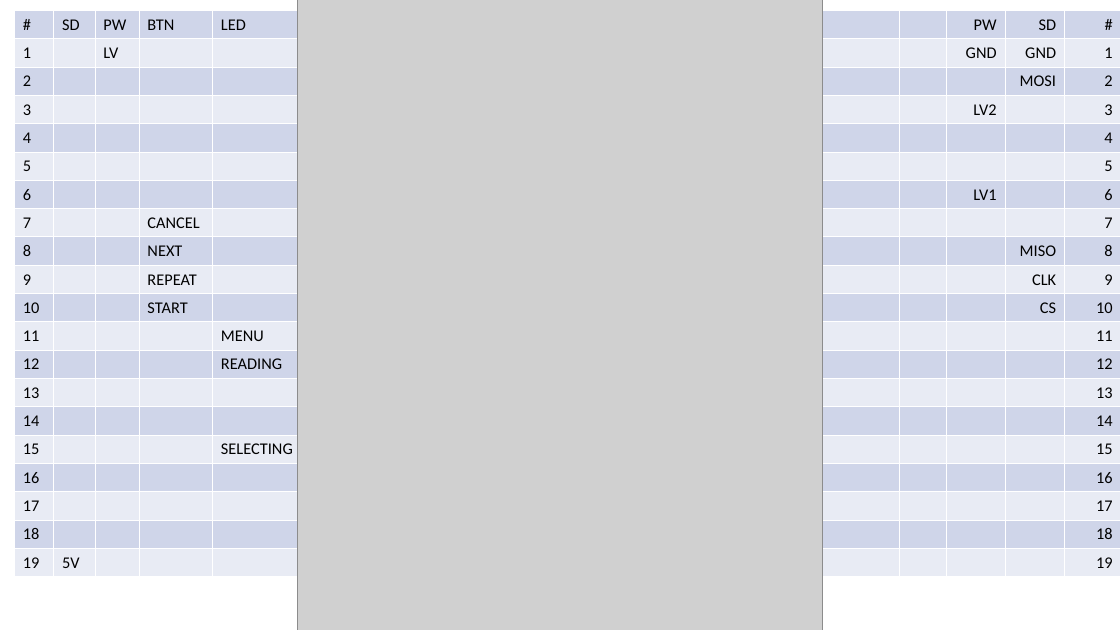
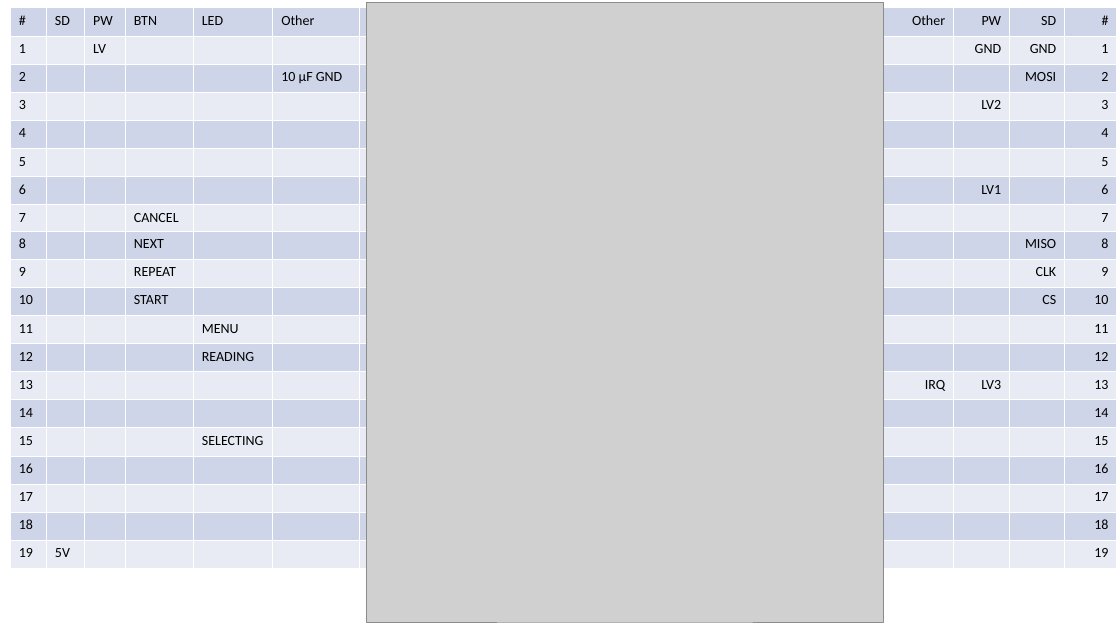
Before and after one commit to jeskes/activityboard, a slide deck: slide 45 of Activityboard.pptx (slide 44 before the commit). Drawn at 1120x630 pixels with LibreOffice and Linux fonts; fonts in the diff are those of the drawing; grey boxes stand for pictures. Boxes give left, top, right and bottom in pixels: in the first picture for what was removed or moved away, otherwise in the second. Text is boxed around its words. In the diff, an @@ line names an element or a change of style, - is before the commit and + after.

```diff
--- a/Activityboard.pptx
+++ b/Activityboard.pptx
@@ table at [10,8,1117,570] @@
-column 6:  |  |  |  |  |  |  |  |  |  |  |  |  |  |  |  |  |  |  | 
-column 7: PW | GND |  | LV2 |  |  | LV1 |  |  |  |  |  |  |  |  |  |  |  |  | 
+column 6: Other |  | 10 µF GND |  |  |  |  |  |  |  |  |  |  |  |  |  |  |  |  | 
+column 7: Other |  |  |  |  |  |  |  |  |  |  |  |  | IRQ |  |  |  |  |  | 
+column 8: PW | GND |  | LV2 |  |  | LV1 |  |  |  |  |  |  | LV3 |  |  |  |  |  | 
@@ table: place and size @@
-table at [14,10,1120,576]
+table at [10,8,1117,570]
@@ picture: place and size @@
-picture at [297,0,823,630]
+picture at [366,3,884,623]
```
Also in this commit, not shown: 9 other slides changed, 1 slide added.
